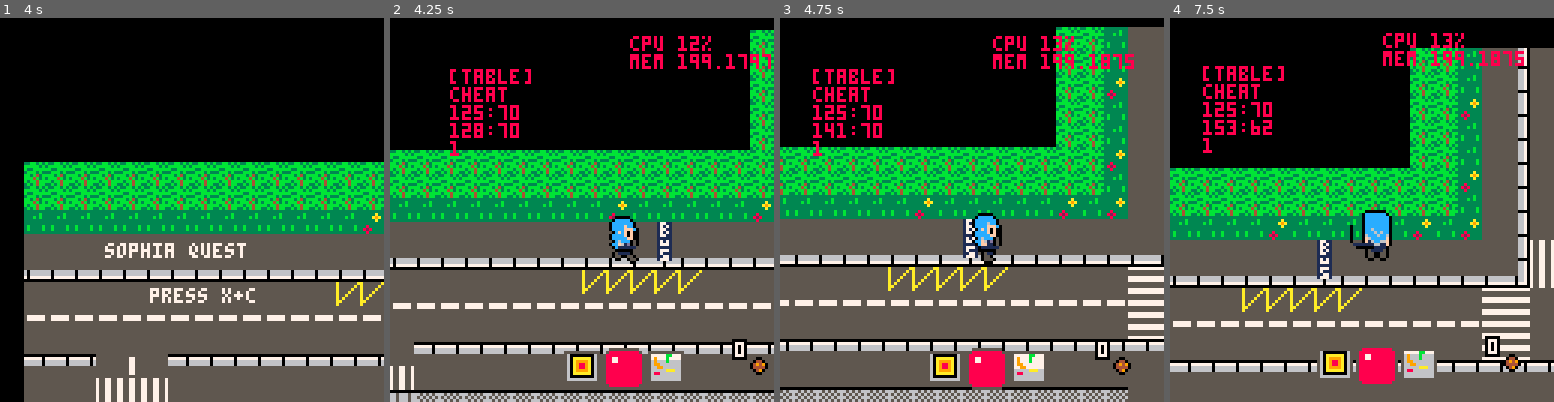
Above: before the commit, frames 1-4 (left to right).
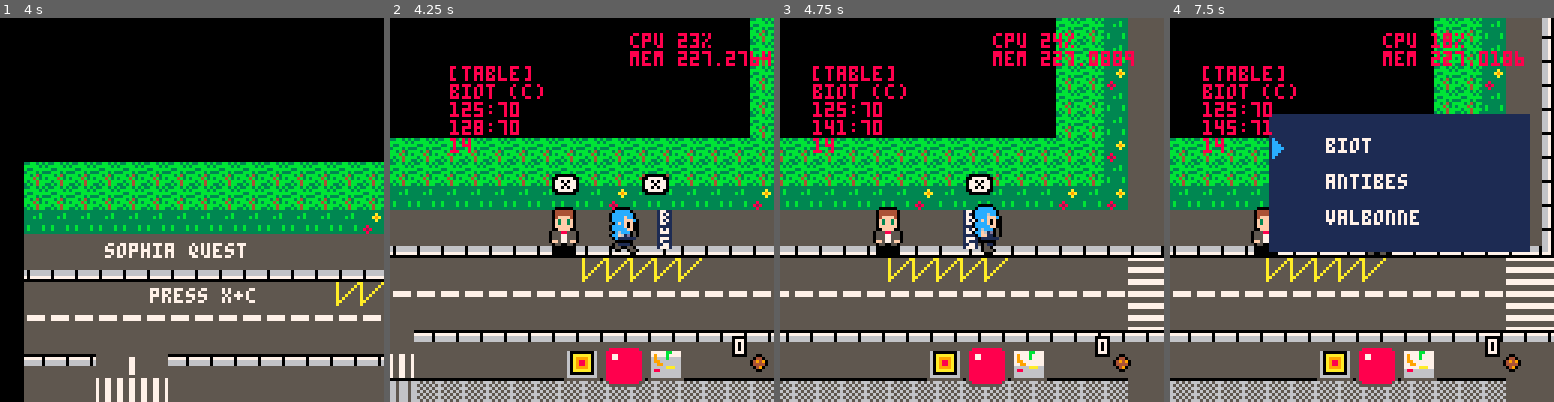
Above: after the commit, the same moments.

Repository: JasonHaenlin/pico-8-sophiaquest
Game: PICO-8 cartridge JasonHaenlin.p8
Two runs of this game, one before a commit and one after it. Both use one fixed random seed, a clock stepped at 60 frames per second and the inputs below.
Inputs:
- Up to frame 1 (4 s): tap X (X key) at 0.33, 1.07, 1.85, 2.97 s; tap O (Z key) at 0.7, 1.7, 2.1, 2.5, 2.9, 3.3, 3.7 s; hold Right 1.6-2.1 s; hold Up 2.15-2.42 s; hold Right 2.47-3.03 s; hold Left 3.08-3.58 s; hold Down 3.63-3.97 s
- Up to frame 2 (4.25 s): hold Right from 4.02 s (still down); tap X (X key) at 4.08 s; tap O (Z key) at 4.1 s
- Up to frame 3 (4.75 s): tap O (Z key) at 4.5 s; release Right at 4.68 s; hold Up from 4.73 s (still down)
- Up to frame 4 (7.5 s): tap O (Z key) every 0.4 s from 4.9 to 7.3 s; release Up at 5.03 s; hold Left 5.08-5.68 s; tap X (X key) at 5.2, 6.32, 7.43 s; hold Down 5.73-6.03 s; hold Right 6.08-6.58 s; hold Right 6.63-7.13 s; hold Up 7.18-7.45 s

Frame 1 is identical in both runs. In frame 2, 35% of the frame differs, in the area x 0-100%, y 0-98%; in frame 3, 36%; in frame 4, 56%, in the area x 0-100%, y 0-100%.

Commit message:
center the text

Diff:
--- a/JasonHaenlin.p8
+++ b/JasonHaenlin.p8
@@ -429,7 +429,7 @@
 
 function make_game()
  make_weapons()
- init_current_area("cheat","default")
+ init_current_area("biot","bus")
  make_player(g_spawn.x, g_spawn.y, 192)
 end
 
@@ -690,42 +690,46 @@
 
 function format_text(text)
  local ftext = ""
- local check = false
- local offset = {x=0,y=0}
+ local offsety = 0
 	local g = false
 	for i=1, #text do
 		ftext = ftext..sub(text, i,i)
 		if (i%16 == 0 or g) then
 			g = true
    if (sub(text, i,i) == " ") then
-    offset.y -= 3
+    offsety -= 3
     ftext = ftext.. "\n"
-    check = true
 				g = false
 			end
 		end
  end
- if (check) offset.x = -22
- return {text=ftext,ox=offset.x,oy=offset.y}
-end
-
-function make_dialog(self, di)
- local di = di or self.dialogs[self.line]
- local t = format_text(di.text)
- local nd = {
-  x = self.x+(self.box.x2/4) + t.ox,
-  y = self.y-10 + t.oy,
+ return {text = ftext, offset = offsety}
+end
+
+function make_dialog(self, dialog, margin)
+ local margin = margin or "default"
+ local dialog = dialog or self.dialogs[self.line]
+ local t = format_text(dialog.text)
+ local x = self.x + (self.box.x2 / 4)
+ local y = self.y - 10 + t.offset
+ if (margin == "center") then
+  x = g_fp.x + 32
+  y = g_fp.y + 48
+ end
+ local newdialog = {
+  x = x,
+  y = y,
   text = t.text,
-  is_triggered = di.is_triggered,
-  base_triggered = di.base_triggered,
-  arg = di.arg,
+  is_triggered = dialog.is_triggered,
+  base_triggered = dialog.base_triggered,
+  arg = dialog.arg,
  }
  if (self.talking) then
-  nd.actor = self
+  newdialog.actor = self
   self.talking = false
   self.next = false
  end
- add(g_dialogs, nd)
+ add(g_dialogs, newdialog)
 end
 
 -- draw effect
@@ -909,7 +913,7 @@
 function controls_npc(self)
  local dist = distance(self)
  if (dist >= 5 and dist < 10) then
-  if(self.talking) make_dialog(self)
+  if(self.talking) make_dialog(self, nil, "center")
   if (self.hint) hint(self)
  end
 end
